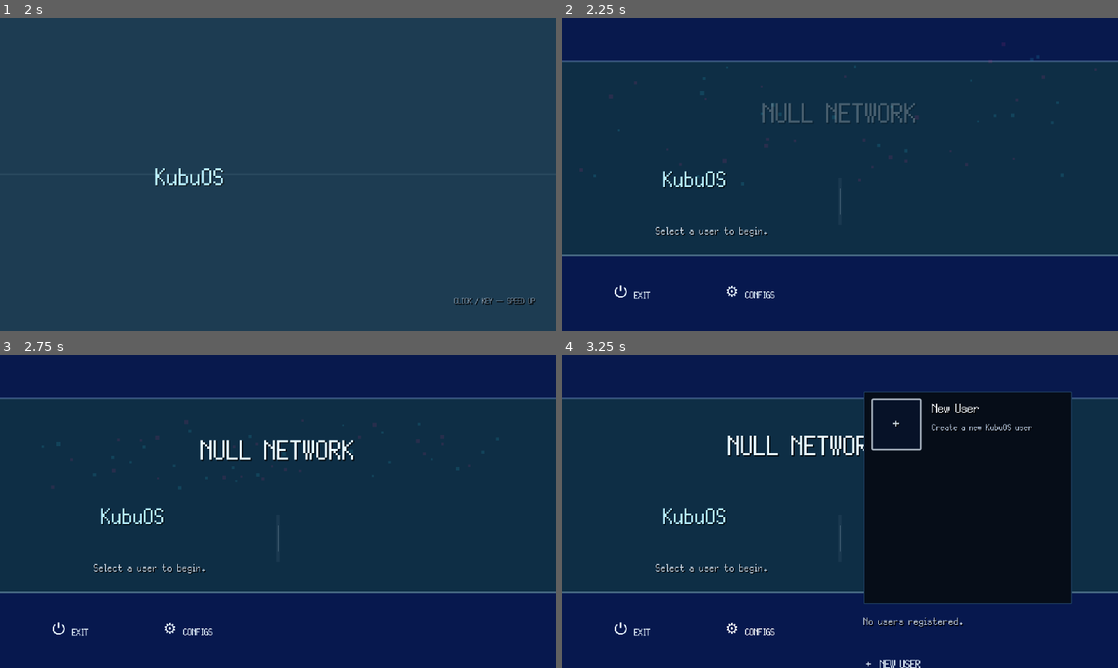
Above: before the commit, frames 1-4 (two rows, left to right).
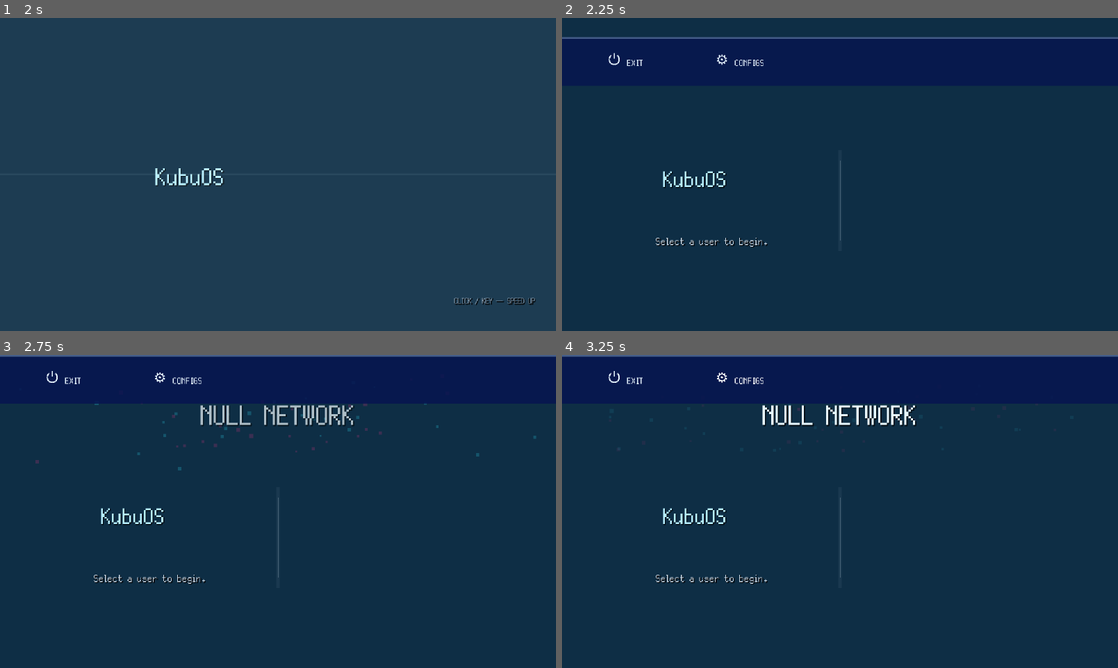
Above: after the commit, the same moments.

Repository: GYU-GAZE/NULL-NETWORK
Game: Godot game, scene res://core/bootstrap/bootstrap.tscn
Two runs of this game, one before a commit and one after it. Both use one fixed random seed, a clock stepped at 60 frames per second and the inputs below. The engine's default icon, where the game draws it, is replaced by a stand-in: a white triangle on a blue panel in a dark square.
Inputs (mouse positions are in pixels of both pictures, inside the frame that each line leads up to):
- Up to frame 1 (2 s): tap Enter at 0.5 s; move the mouse to (400, 158) at 0.52 s; hold D (local_area_move_right) 0.53-1.25 s; tap E (local_area_interact) at 0.6 s; click (400, 158) at 0.67 s; drag from (166, 190) to (250, 237) at 1.27 s
- Up to frame 2 (2.25 s): move the mouse to (895, 105) at 2.02 s; hold D (local_area_move_right) from 2.03 s (still down); tap E (local_area_interact) at 2.1 s; click (895, 105) at 2.17 s
- Up to frame 3 (2.75 s): keep holding D (local_area_move_right)
- Up to frame 4 (3.25 s): release D (local_area_move_right) at 2.75 s; click "⚙ CONFIGS" at 2.75 s

Frame 1 is identical in both runs. In frame 2, 3.6% of the frame differs, in the area x 0-100%, y 6-90%; in frame 3, 4.9%; in frame 4, 29%, in the area x 0-100%, y 0-100%.
Error before the commit: Invalid access to property or key 'position' on a base object of type 'null instance'. (res://systems/startup/startup_menu.gd:500)

Commit message:
Finish XP-style startup login layout

Diff:
--- a/systems/startup/startup_menu.tscn
+++ b/systems/startup/startup_menu.tscn
@@ -25,57 +25,13 @@
 script = ExtResource("1_script")
 presentation_data = ExtResource("2_data")
 
-[node name="TopBand" type="ColorRect" parent="."]
+[node name="NullBrand" type="Control" parent="."]
+unique_name_in_owner = true
 layout_mode = 1
 anchors_preset = 10
 anchor_right = 1.0
-offset_bottom = 50.0
-grow_horizontal = 2
-mouse_filter = 2
-color = Color(0.025, 0.08, 0.31, 0.82)
-
-[node name="TopBandHighlight" type="ColorRect" parent="."]
-layout_mode = 1
-anchors_preset = 10
-anchor_right = 1.0
-offset_top = 49.0
-offset_bottom = 51.0
-grow_horizontal = 2
-mouse_filter = 2
-color = Color(0.66, 0.84, 1, 0.28)
-
-[node name="BottomBand" type="ColorRect" parent="."]
-layout_mode = 1
-anchors_preset = 12
-anchor_top = 1.0
-anchor_right = 1.0
-anchor_bottom = 1.0
-offset_top = -86.0
-grow_horizontal = 2
-grow_vertical = 0
-mouse_filter = 2
-color = Color(0.025, 0.08, 0.31, 0.86)
-
-[node name="BottomBandHighlight" type="ColorRect" parent="."]
-layout_mode = 1
-anchors_preset = 12
-anchor_top = 1.0
-anchor_right = 1.0
-anchor_bottom = 1.0
-offset_top = -88.0
-offset_bottom = -86.0
-grow_horizontal = 2
-grow_vertical = 0
-mouse_filter = 2
-color = Color(0.74, 0.9, 1, 0.34)
-
-[node name="NullBrand" type="Control" parent="."]
-unique_name_in_owner = true
-layout_mode = 1
-anchors_preset = 10
-anchor_right = 1.0
-offset_top = 58.0
-offset_bottom = 164.0
+offset_top = 18.0
+offset_bottom = 124.0
 grow_horizontal = 2
 mouse_filter = 2
 
@@ -187,8 +143,8 @@
 anchors_preset = 15
 anchor_right = 1.0
 anchor_bottom = 1.0
-offset_top = 148.0
-offset_bottom = -86.0
+offset_top = 116.0
+offset_bottom = -56.0
 grow_horizontal = 2
 grow_vertical = 2
 mouse_filter = 2
@@ -239,9 +195,9 @@
 [node name="RightColumn" type="Control" parent="MenuArea"]
 layout_mode = 1
 anchor_left = 0.53
-anchor_top = 0.17
+anchor_top = 0.12
 anchor_right = 0.93
-anchor_bottom = 0.88
+anchor_bottom = 0.9
 grow_horizontal = 2
 grow_vertical = 2
 mouse_filter = 1
@@ -265,10 +221,9 @@
 
 [node name="Root" type="VBoxContainer" parent="MenuArea/RightColumn/UserPanel/Margin"]
 layout_mode = 2
-theme_override_constants/separation = 10
+theme_override_constants/separation = 0
 
 [node name="Scroll" type="ScrollContainer" parent="MenuArea/RightColumn/UserPanel/Margin/Root"]
-custom_minimum_size = Vector2(0, 245)
 layout_mode = 2
 size_flags_vertical = 3
 horizontal_scroll_mode = 0
@@ -278,23 +233,6 @@
 layout_mode = 2
 size_flags_horizontal = 3
 theme_override_constants/separation = 0
-
-[node name="EmptyProfileLabel" type="Label" parent="MenuArea/RightColumn/UserPanel/Margin/Root"]
-unique_name_in_owner = true
-layout_mode = 2
-theme_override_colors/font_color = Color(0.9, 0.95, 1, 0.82)
-theme_override_font_sizes/font_size = 18
-text = "No users registered."
-horizontal_alignment = 0
-
-[node name="NewUserButton" type="Button" parent="MenuArea/RightColumn/UserPanel/Margin/Root"]
-unique_name_in_owner = true
-custom_minimum_size = Vector2(0, 58)
-layout_mode = 2
-theme_override_font_sizes/font_size = 20
-text = "+  NEW USER"
-flat = true
-alignment = 0
 
 [node name="ModePanel" type="PanelContainer" parent="MenuArea/RightColumn"]
 unique_name_in_owner = true
@@ -406,34 +344,62 @@
 theme_override_colors/font_color = Color(1, 0.45, 0.42, 1)
 autowrap_mode = 2
 
-[node name="UtilityButtons" type="HBoxContainer" parent="."]
-unique_name_in_owner = true
-layout_mode = 1
-anchors_preset = 3
-anchor_left = 0.0
+[node name="BottomBarRoot" type="Control" parent="."]
+unique_name_in_owner = true
+layout_mode = 1
+anchors_preset = 12
 anchor_top = 1.0
-anchor_right = 0.0
-anchor_bottom = 1.0
-offset_left = 22.0
-offset_top = -68.0
-offset_right = 304.0
-offset_bottom = -18.0
+anchor_right = 1.0
+anchor_bottom = 1.0
+offset_top = -56.0
+grow_horizontal = 2
 grow_vertical = 0
+mouse_filter = 2
+
+[node name="BottomBand" type="ColorRect" parent="BottomBarRoot"]
+layout_mode = 1
+anchors_preset = 15
+anchor_right = 1.0
+anchor_bottom = 1.0
+grow_horizontal = 2
+grow_vertical = 2
+mouse_filter = 2
+color = Color(0.025, 0.08, 0.31, 0.86)
+
+[node name="BottomBandHighlight" type="ColorRect" parent="BottomBarRoot"]
+layout_mode = 1
+anchors_preset = 10
+anchor_right = 1.0
+offset_bottom = 2.0
+grow_horizontal = 2
+mouse_filter = 2
+color = Color(0.74, 0.9, 1, 0.34)
+
+[node name="UtilityButtons" type="HBoxContainer" parent="BottomBarRoot"]
+unique_name_in_owner = true
+layout_mode = 1
+anchor_top = 0.5
+anchor_bottom = 0.5
+offset_left = 18.0
+offset_top = -20.0
+offset_right = 294.0
+offset_bottom = 20.0
+grow_vertical = 2
 theme_override_constants/separation = 6
 
-[node name="ExitButton" type="Button" parent="UtilityButtons"]
-unique_name_in_owner = true
-custom_minimum_size = Vector2(118, 46)
-layout_mode = 2
-theme_override_font_sizes/font_size = 17
+[node name="ExitButton" type="Button" parent="BottomBarRoot/UtilityButtons"]
+unique_name_in_owner = true
+custom_minimum_size = Vector2(112, 38)
+layout_mode = 2
+theme_override_font_sizes/font_size = 16
 text = "⏻  EXIT"
 flat = true
 
-[node name="ConfigsButton" type="Button" parent="UtilityButtons"]
-unique_name_in_owner = true
-custom_minimum_size = Vector2(142, 46)
-layout_mode = 2
-theme_override_font_sizes/font_size = 17
+[node name="ConfigsButton" type="Button" parent="BottomBarRoot/UtilityButtons"]
+unique_name_in_owner = true
+custom_minimum_size = Vector2(138, 38)
+layout_mode = 2
+theme_override_font_sizes/font_size = 16
 text = "⚙  CONFIGS"
 flat = true
 
